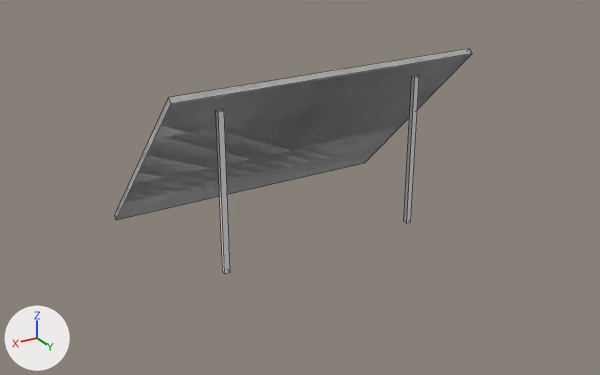
One commit to the Blender file Assets/Models/solarpanel.blend: the scene before it, then after it.
Camera for both pictures: a 50 mm lens placed at (0.747, 1.286, 0.708), pointed at (0.002, 0.044, 0.087). The lights are fixed; the arrows at lower left show +X, +Y and +Z. Mesh edges are drawn as thin lines.

Objects in the first picture: 'solar'.
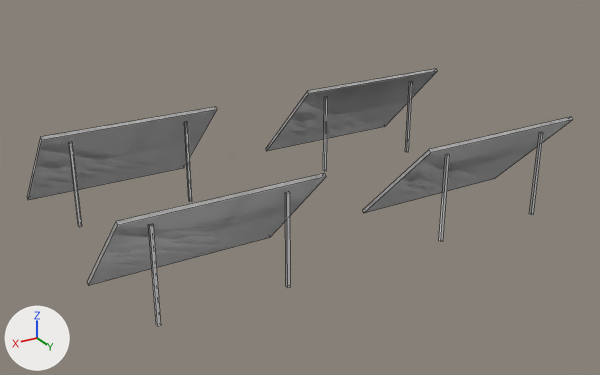
Location of each change, [x1, y1, x2, y2] in pixels of the pictures (600 x 375 px; the box of a moved part takes in the faces that stretch with it):
'solar', reshaped, rescaled (53% wider, 15% taller)
    before: [115, 49, 472, 273]
    after: [27, 69, 573, 326]
part 1 of me_cube_001, added
    after: [323, 97, 328, 171]
part 2 of me_cube_001, added
    after: [405, 81, 413, 152]
part 3 of me_cube_001, moved or reshaped
    before: [117, 49, 469, 220]
    after: [269, 70, 437, 146]
part 4 of me_cube_001, moved or reshaped
    before: [115, 49, 472, 220]
    after: [266, 69, 437, 151]
part 5 of me_cube_001, added
    after: [439, 154, 450, 242]
part 6 of me_cube_001, added
    after: [529, 132, 543, 215]
part 7 of me_cube_001, added
    after: [397, 121, 566, 182]
part 8 of me_cube_001, added
    after: [362, 117, 573, 213]
part 9 of me_cube_001, added
    after: [69, 142, 82, 227]
part 10 of me_cube_001, added
    after: [184, 122, 192, 202]
part 11 of me_cube_001, added
    after: [27, 107, 217, 200]
part 12 of me_cube_001, added
    after: [148, 224, 161, 326]
part 13 of me_cube_001, added
    after: [285, 192, 291, 288]
part 14 of me_cube_001, added
    after: [89, 188, 315, 282]
part 15 of me_cube_001, added
    after: [88, 173, 326, 285]
part 16 of me_cube_001, deleted
    before: [216, 110, 230, 273]
part 17 of me_cube_001, deleted
    before: [404, 76, 419, 223]

The edits, one by one:
me_cube_001 has 32 vertices, 24 faces and spans x -27.6..27.5, y -17.5..16.1, z 0.0..0.8.
me_cube_001 is used by ob_solar; location (0.0, 0.0, 0.0); scale (0.0108, 0.01, 0.415).
me_cube_001 part 1: a new loose piece, a box spanning x -19.91..-19.2, y -15.9..-15.19, z 0.1..0.64, in mat_material_001 (its picture is missing).
me_cube_001 part 2: a new loose piece, a box spanning x -47.43..-46.72, y -15.83..-15.13, z 0.1..0.64, in mat_material_001 (its picture is missing).
me_cube_001 part 3: the loose piece of 8 vertices spanning x -27.6..27.5, y -17.5..16.1, z 0.0..0.8 is scaled about its middle by 0.75, then moved by (-33.5, -24.8, 0.0).
me_cube_001 part 4: the loose piece of 8 vertices spanning x -27.6..27.5, y -17.5..16.1, z 0.0..0.8 is scaled about its middle by 0.75, then moved by (-33.5, -24.8, 0.0).
me_cube_001 part 5: a new loose piece, a box spanning x -19.53..-18.82, y 36.14..36.84, z 0.1..0.64, in mat_material_001 (its picture is missing).
me_cube_001 part 6: a new loose piece, a box spanning x -47.05..-46.34, y 36.2..36.91, z 0.1..0.64, in mat_material_001 (its picture is missing).
me_cube_001 part 7: the loose piece of 8 vertices spanning x -27.6..27.5, y -17.5..16.1, z 0.0..0.8 is copied, and the copy is scaled about its middle by 0.75, then moved by (-33.1, 27.2, 0.0); it spans x -53.8..-12.5, y 13.9..39.1, z 0.1..0.7.
me_cube_001 part 8: the loose piece of 8 vertices spanning x -27.6..27.5, y -17.5..16.1, z 0.0..0.8 is copied, and the copy is scaled about its middle by 0.75, then moved by (-33.1, 27.2, 0.0); it spans x -53.8..-12.5, y 13.9..39.1, z 0.1..0.7.
me_cube_001 part 9: a new loose piece, a box spanning x 46.71..47.41, y -16.11..-15.41, z 0.1..0.64, in mat_material_001 (its picture is missing).
me_cube_001 part 10: a new loose piece, a box spanning x 19.19..19.9, y -16.05..-15.34, z 0.1..0.64, in mat_material_001 (its picture is missing).
me_cube_001 part 11: the loose piece of 8 vertices spanning x -27.6..27.5, y -17.5..16.1, z 0.0..0.8 is copied, and the copy is scaled about its middle by 0.75, then moved by (33.1, -25.0, 0.0); it spans x 12.4..53.7, y -38.3..-13.1, z 0.1..0.7.
me_cube_001 part 12: a new loose piece, a box spanning x 47.09..47.79, y 35.92..36.63, z 0.1..0.64, in mat_material_001 (its picture is missing).
me_cube_001 part 13: a new loose piece, a box spanning x 19.57..20.27, y 35.99..36.69, z 0.1..0.64, in mat_material_001 (its picture is missing).
me_cube_001 part 14: the loose piece of 8 vertices spanning x -27.6..27.5, y -17.5..16.1, z 0.0..0.8 is copied, and the copy is scaled about its middle by 0.75, then moved by (33.5, 27.0, 0.0); it spans x 12.8..54.1, y 13.7..38.9, z 0.1..0.7.
me_cube_001 part 15: the loose piece of 8 vertices spanning x -27.6..27.5, y -17.5..16.1, z 0.0..0.8 is copied, and the copy is scaled about its middle by 0.75, then moved by (33.5, 27.0, 0.0); it spans x 12.8..54.1, y 13.7..38.9, z 0.1..0.7.
me_cube_001 part 16: the loose piece of 8 vertices spanning x 18.1..19.1, y 12.1..13.1, z 0.0..0.7 is deleted.
me_cube_001 part 17: the loose piece of 8 vertices spanning x -18.5..-17.6, y 12.2..13.1, z 0.0..0.7 is deleted.
Object 'solar' (ob_solar) is rescaled from (0.0108, 0.01, 0.415) to (0.00807, 0.0075, 0.311).
